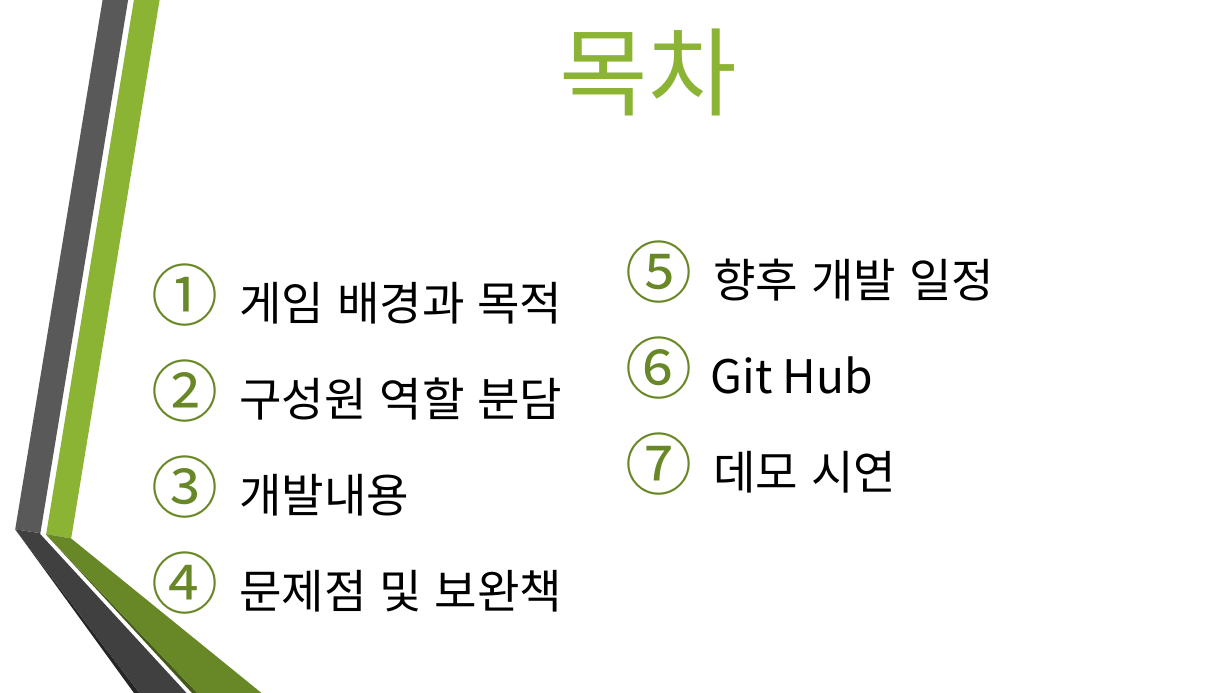
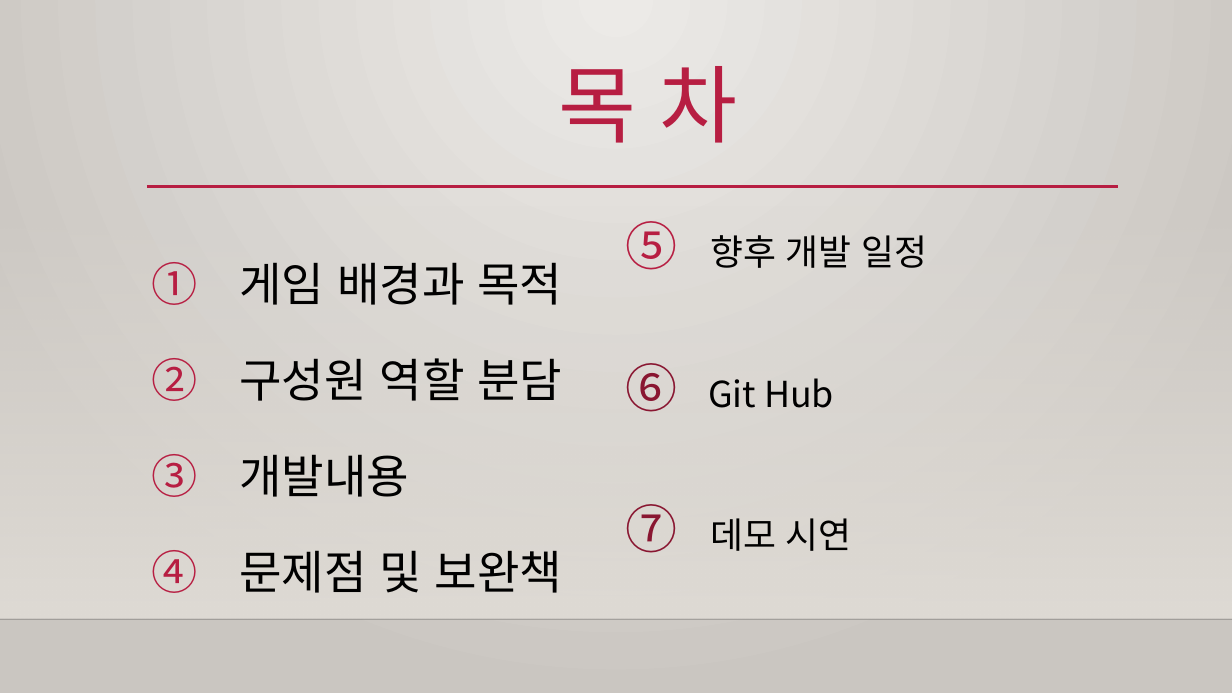
Before and after one commit to jeongHooon/Jungle-War, a slide deck: slide 2 of Jungle War 박정훈 신상우 이수진 이병철.pptx. Drawn at 1232x693 pixels with LibreOffice and Linux fonts; fonts in the diff are those of the drawing; background and template pictures are left out. Boxes give left, top, right and bottom in pixels: in the first picture for what was removed or moved away, otherwise in the second. Text is boxed around its words. In the diff, an @@ line names an element or a change of style, - is before the commit and + after.

```diff
--- a/Jungle War 박정훈 신상우 이수진 이병철.pptx
+++ b/Jungle War 박정훈 신상우 이수진 이병철.pptx
@@ background picture (left out) to gradient #ECEAE7 to #CAC7C1 @@
@@ title "목 차" at (558, 66, 738, 143): vertical alignment middle to top @@
@@ title at (558, 66, 738, 143): text changed; size 75 to 66 pt; text colour #8BB434 to #B71E42 @@
-목차
+목 차
@@ text "향후 개발 일정": place and size @@
-text "향후 개발 일정" at (711, 258, 994, 493)
+text "향후 개발 일정" at (708, 235, 928, 551)
@@ text "향후 개발 일정" at (708, 235, 928, 551): size 36 to 27.9 pt; line spacing 1.5 to 3; bullet colour #688727 to #B71E42; bullet colour #688727 to #891731 @@
@@ rectangle added at (0, 204, 1232, 619), fill gradient #DFDBD5 @@
@@ line added from (147, 187) to (1118, 187), #B71E42 2.5 pt @@
@@ text "게임 배경과 목적": place and size @@
-text "게임 배경과 목적" at (239, 281, 563, 612)
+text "게임 배경과 목적" at (239, 262, 563, 593)
@@ text "게임 배경과 목적" at (239, 262, 563, 593): bullet colour #688727 to #B71E42; vertical alignment middle to top @@
@@ group removed at (15, 0, 262, 693): 6 freeform shapes @@
@@ line added from (0, 619) to (1232, 619), #000001 1 pt @@
```
Also in this commit, not shown: 10 other slides changed.
